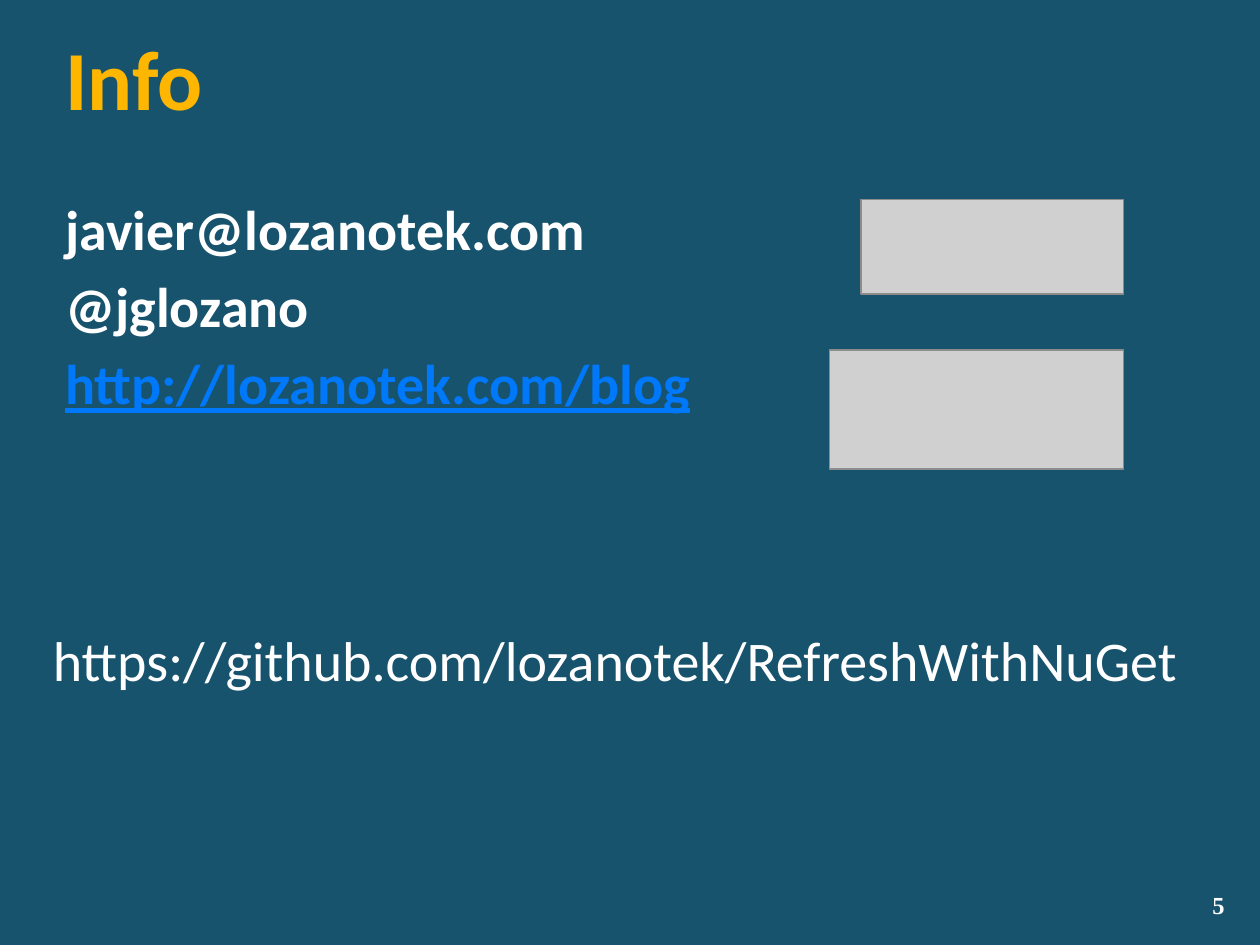
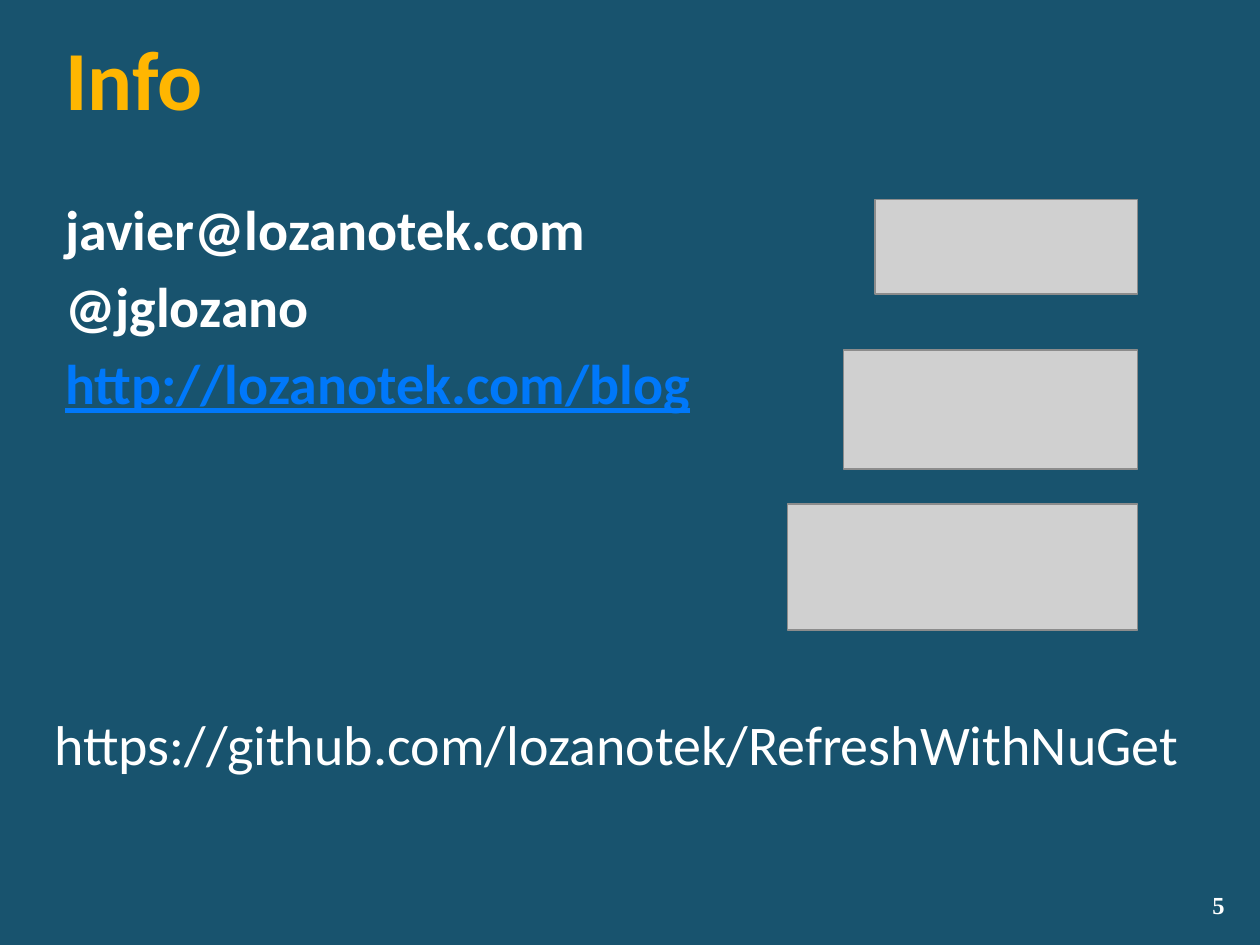
Before and after one commit to lozanotek/RefreshWithNuGet, a slide deck: slide 5 of slides/RefreshWithNuGet.pptx. Drawn at 1260x945 pixels with LibreOffice and Linux fonts; fonts in the diff are those of the drawing; grey boxes stand for pictures; background and template pictures are left out. Boxes give left, top, right and bottom in pixels: in the first picture for what was removed or moved away, otherwise in the second. Text is boxed around its words. In the diff, an @@ line names an element or a change of style, - is before the commit and + after.

Commit message:
Updated the slides with minor info.

```diff
--- a/slides/RefreshWithNuGet.pptx
+++ b/slides/RefreshWithNuGet.pptx
@@ picture: place and size @@
-picture at <box>861,199,1123,294</box>
+picture at <box>874,199,1137,294</box>
@@ picture: place and size @@
-picture at <box>829,350,1123,469</box>
+picture at <box>843,350,1137,469</box>
@@ picture added at <box>788,504,1138,630</box> @@
@@ text "https://github.com/lozanotek/RefreshWithNuGet": place and size @@
-text "https://github.com/lozanotek/RefreshWithNuGet" at <box>53,642,1177,691</box>
+text "https://github.com/lozanotek/RefreshWithNuGet" at <box>54,726,1178,775</box>
```
Also in this commit, not shown: 7 other slides changed.
